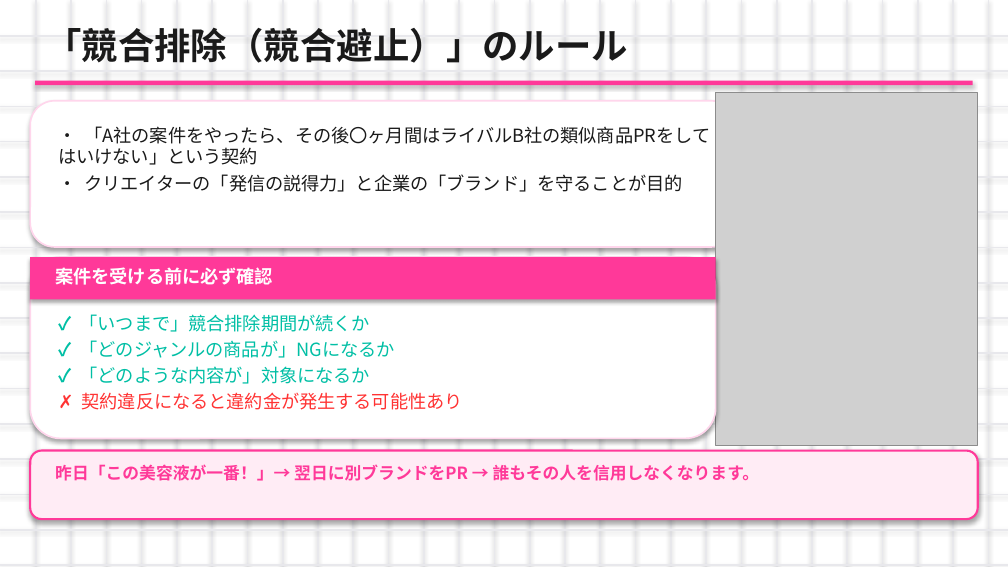
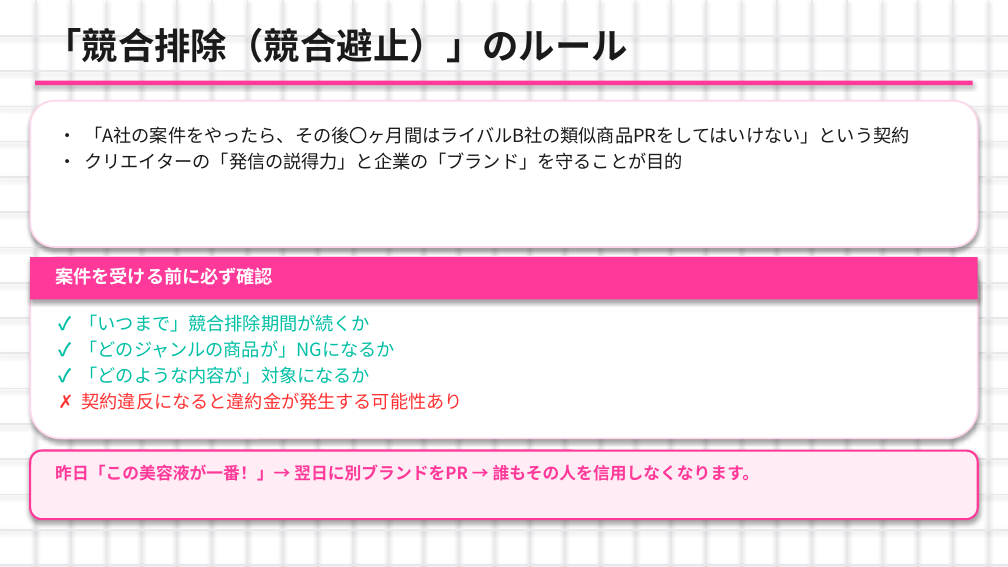
Before and after one commit to nagasawakai-eng/torihada-pptx-editor, a slide deck: slide 26 of TORIHADA_第2週_研修資料.pptx. Drawn at 1008x567 pixels with LibreOffice and Linux fonts; fonts in the diff are those of the drawing; grey boxes stand for pictures. Boxes give left, top, right and bottom in pixels: in the first picture for what was removed or moved away, otherwise in the second. Text is boxed around its words. In the diff, an @@ line names an element or a change of style, - is before the commit and + after.

```diff
--- a/TORIHADA_第2週_研修資料.pptx
+++ b/TORIHADA_第2週_研修資料.pptx
@@ rounded rectangle: place and size @@
-rounded rectangle at [30, 101, 736, 247]
+rounded rectangle at [30, 101, 978, 247]
@@ text "• 「A社の案件をやったら、その後〇ヶ月間はライバルB社の類似商品PRをしてはいけない」という契約" rewrapped from [58, 126, 711, 192] to [85, 126, 910, 170] @@
@@ picture removed at [716, 93, 978, 446] @@
@@ rounded rectangle: place and size @@
-rounded rectangle at [30, 257, 716, 438]
+rounded rectangle at [30, 257, 978, 438]
@@ rectangle: place and size @@
-rectangle at [30, 257, 716, 299]
+rectangle at [30, 257, 978, 299]
```
Also in this commit, not shown: 26 other slides changed, 27 other files.
